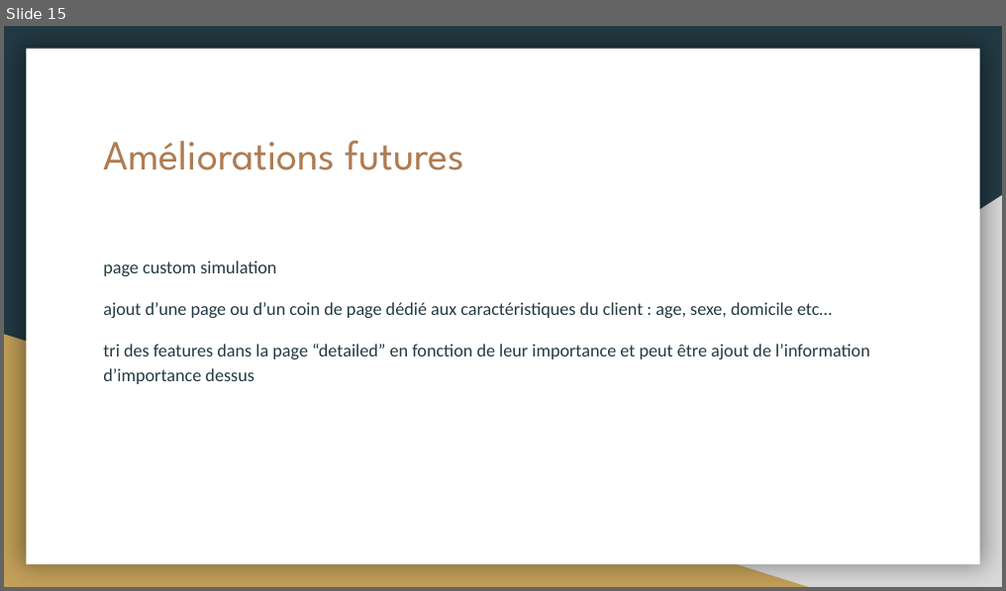
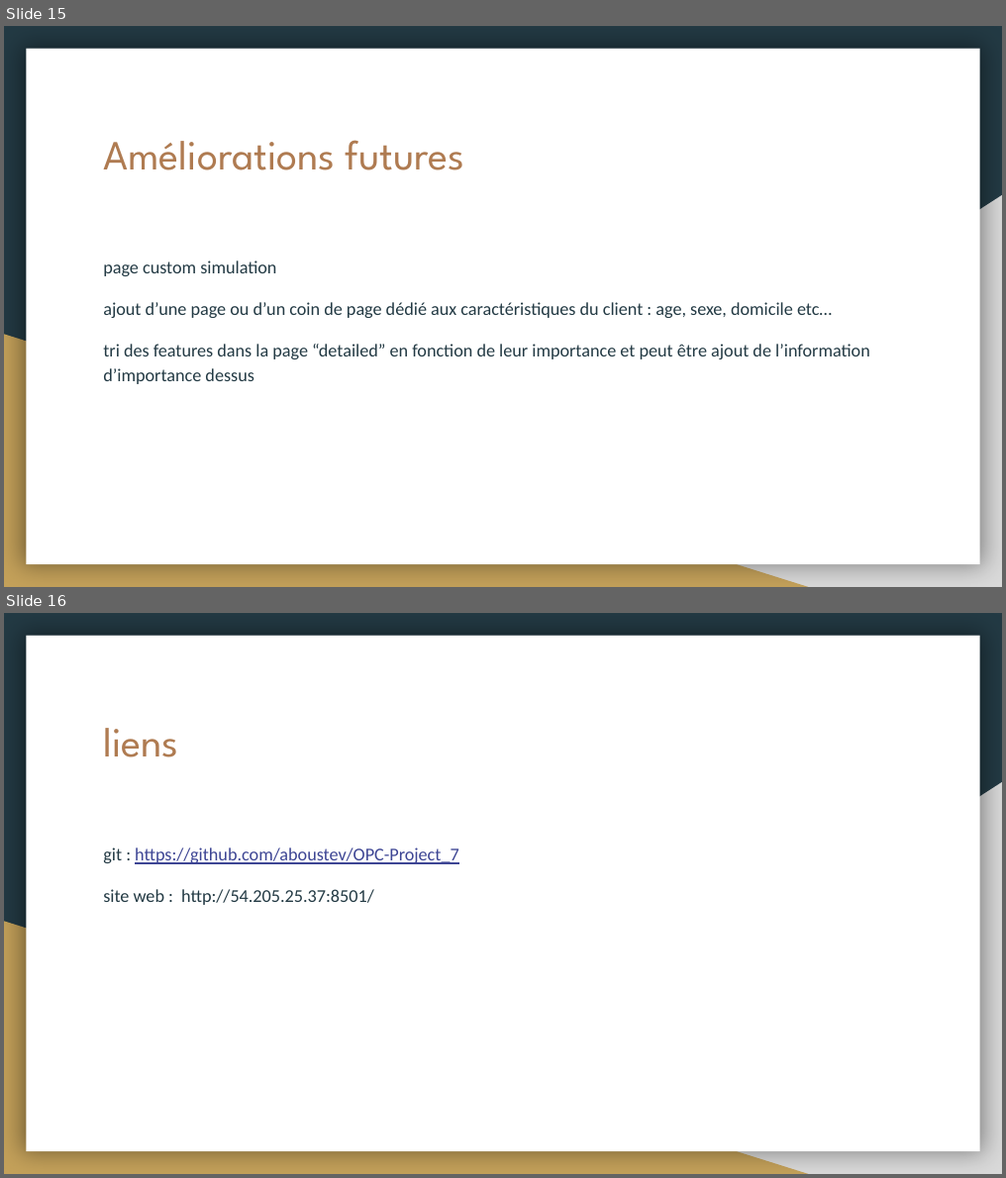
Before and after one commit to aboustev/OPC-Project_7, a slide deck: OPC-P7-présentation.pptx. Shown one above the other, each under a label of ours: slide 15 before the commit, slides 15 and 16 after it. The pictures are 1006x591 and 1006x1178 pixels, drawn with LibreOffice and Linux fonts; fonts in the diff are those of the drawing. Boxes give left, top, right and bottom in pixels: in the first picture for what was removed or moved away, otherwise in the second. Text is boxed around its words. In the diff, an @@ line names an element or a change of style, - is before the commit and + after.

Commit message:
add links

```diff
--- a/OPC-P7-présentation.pptx
+++ b/OPC-P7-présentation.pptx
@@ slide 16 added at [4, 613, 1002, 1174], background #233A44; not listed: 3 template elements that a slide beside it also shows @@
@@ title added at [103, 728, 178, 758], 30 pt, text #AF7B51 @@
+liens
@@ text added at [103, 848, 459, 905], 13 pt, text #3D4594, underline @@
+git : https://github.com/aboustev/OPC-Project_7
+site web : http://54.205.25.37:8501/
```
